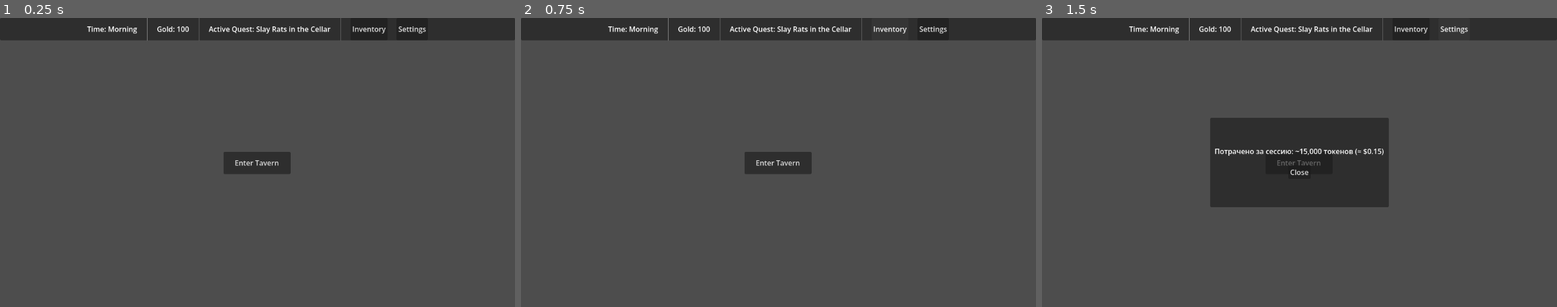
Above: before the commit, frames 1-3 (left to right).
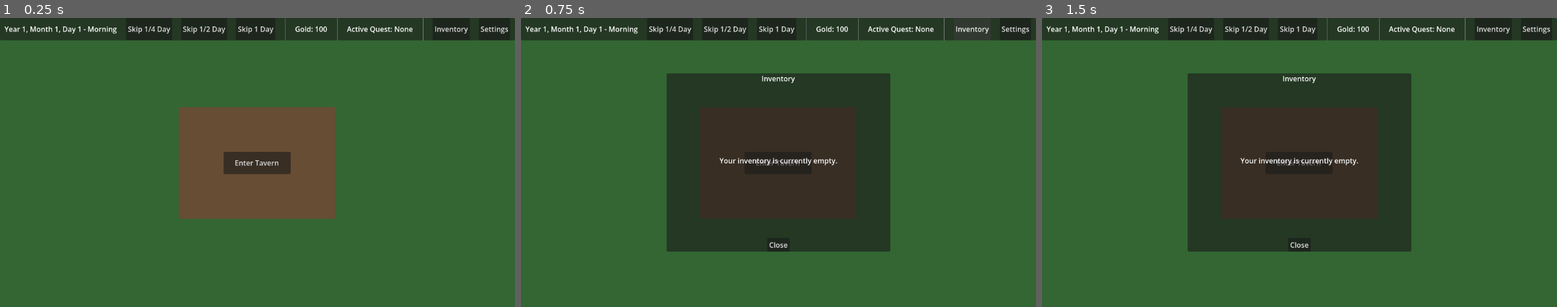
Above: after the commit, the same moments.

Repository: fakemailnum6-ux/Different-Way
Game: Godot game, scene res://Map/Map.tscn
Two runs of this game, one before a commit and one after it. Both use one fixed random seed, a clock stepped at 60 frames per second and the inputs below.
Inputs:
- Up to frame 1 (0.25 s): no input
- Up to frame 2 (0.75 s): click "Inventory" at 0.5 s
- Up to frame 3 (1.5 s): click "Settings" at 1.25 s

The runs differ from the first frame. In frame 1, 92% of the frame differs, in the area x 0-100%, y 0-100%; in frame 2, 92%; in frame 3, 83%.

Commit message:
Add time skipping, noticeboard, inventory, and minimal map
- Added time skipping logic (quarters, half days, full days) updating Year, Month, Day, and Time of Day.
- Added NoticeboardUI to accept quests.
- Added InventoryUI.
- Added minimal map representations via ColorRect nodes in Map.tscn.
- Updated HUDManager with Settings controls (Resolution, Sound, Music, Voice).
- Managed quest state and time variables via Map.gd.

Co-authored-by: vasyafaker <273591210+vasyafaker@users.noreply.github.com>

Diff:
--- a/Map/Map.gd
+++ b/Map/Map.gd
@@ -4,14 +4,60 @@
 @onready var map_ui = $MapUI
 @onready var dialog_box = $CanvasLayer/DialogBox
 @onready var quest_log = $CanvasLayer/QuestLog
+@onready var hud_manager = $CanvasLayer/HUDManager
+@onready var inventory_ui = $CanvasLayer/InventoryUI
+@onready var noticeboard_ui = $CanvasLayer/NoticeboardUI
+
+var year = 1
+var month = 1
+var day = 1
+var quarter = 0 # 0=Morning, 1=Day, 2=Evening, 3=Night
+
+var has_quest = false
 
 func _ready():
 	tavern_menu.hide()
 	dialog_box.hide()
 	quest_log.hide()
+	inventory_ui.hide()
+	noticeboard_ui.hide()
 
 	dialog_box.closed.connect(_on_dialog_box_closed)
 	quest_log.closed.connect(_on_quest_log_closed)
+
+	update_time_display()
+	update_quest_display()
+
+func update_time_display():
+	var time_str = ""
+	match quarter:
+		0: time_str = "Morning"
+		1: time_str = "Day"
+		2: time_str = "Evening"
+		3: time_str = "Night"
+	var full_str = "Year %d, Month %d, Day %d - %s" % [year, month, day, time_str]
+	hud_manager.set_time_text(full_str)
+
+func update_quest_display():
+	if has_quest:
+		hud_manager.set_quest_text("Active Quest: Slay Rats in the Cellar")
+		quest_log.set_quest("Slay 5 Rats in the Cellar")
+	else:
+		hud_manager.set_quest_text("Active Quest: None")
+		quest_log.set_quest("No active quests.")
+
+func advance_time(quarters_to_add: int):
+	quarter += quarters_to_add
+	while quarter >= 4:
+		quarter -= 4
+		day += 1
+		if day > 30:
+			day = 1
+			month += 1
+			if month > 12:
+				month = 1
+				year += 1
+	update_time_display()
 
 func _on_enter_tavern_button_pressed():
 	map_ui.hide()
@@ -21,9 +67,32 @@
 	tavern_menu.hide()
 	dialog_box.show()
 
+func _on_tavern_menu_noticeboard_requested():
+	tavern_menu.hide()
+	noticeboard_ui.show()
+
 func _on_tavern_menu_quests_requested():
 	tavern_menu.hide()
 	quest_log.show()
+
+func _on_hud_inventory_requested():
+	inventory_ui.show()
+
+func _on_hud_skip_time_requested(quarters: int):
+	advance_time(quarters)
+
+func _on_inventory_closed():
+	inventory_ui.hide()
+
+func _on_noticeboard_closed():
+	noticeboard_ui.hide()
+	tavern_menu.show()
+
+func _on_noticeboard_quest_accepted():
+	has_quest = true
+	update_quest_display()
+	noticeboard_ui.hide()
+	tavern_menu.show()
 
 func _on_tavern_menu_exit_requested():
 	tavern_menu.hide()
--- a/Map/Map.tscn
+++ b/Map/Map.tscn
@@ -5,6 +5,8 @@
 [ext_resource type="PackedScene" uid="uid://bd3v8m4g6n2d8" path="res://UI/DialogBox.tscn" id="3_dialog"]
 [ext_resource type="PackedScene" uid="uid://c5m2k9f8j7h4l" path="res://UI/QuestLog.tscn" id="4_quest"]
 [ext_resource type="PackedScene" uid="uid://x1y2z3a4b5c6d" path="res://UI/HUDManager.tscn" id="5_hud"]
+[ext_resource type="PackedScene" uid="uid://inv1234567890" path="res://UI/InventoryUI.tscn" id="6_inv"]
+[ext_resource type="PackedScene" uid="uid://not1234567890" path="res://UI/NoticeboardUI.tscn" id="7_not"]
 
 [node name="Map" type="Node2D"]
 script = ExtResource("1_map")
@@ -18,6 +20,23 @@
 offset_bottom = 648.0
 grow_horizontal = 2
 grow_vertical = 2
+
+[node name="GrassBackground" type="ColorRect" parent="MapUI"]
+layout_mode = 1
+anchors_preset = 15
+anchor_right = 1.0
+anchor_bottom = 1.0
+grow_horizontal = 2
+grow_vertical = 2
+color = Color(0.2, 0.4, 0.2, 1)
+
+[node name="TavernGround" type="ColorRect" parent="MapUI"]
+layout_mode = 0
+offset_left = 400.0
+offset_top = 200.0
+offset_right = 750.0
+offset_bottom = 450.0
+color = Color(0.4, 0.3, 0.2, 1)
 
 [node name="EnterTavernButton" type="Button" parent="MapUI"]
 layout_mode = 0
@@ -40,7 +59,19 @@
 [node name="QuestLog" parent="CanvasLayer" instance=ExtResource("4_quest")]
 visible = false
 
+[node name="InventoryUI" parent="CanvasLayer" instance=ExtResource("6_inv")]
+visible = false
+
+[node name="NoticeboardUI" parent="CanvasLayer" instance=ExtResource("7_not")]
+visible = false
+
 [connection signal="pressed" from="MapUI/EnterTavernButton" to="." method="_on_enter_tavern_button_pressed"]
+[connection signal="inventory_requested" from="CanvasLayer/HUDManager" to="." method="_on_hud_inventory_requested"]
+[connection signal="skip_time_requested" from="CanvasLayer/HUDManager" to="." method="_on_hud_skip_time_requested"]
+[connection signal="noticeboard_requested" from="CanvasLayer/TavernMenu" to="." method="_on_tavern_menu_noticeboard_requested"]
+[connection signal="closed" from="CanvasLayer/InventoryUI" to="." method="_on_inventory_closed"]
+[connection signal="closed" from="CanvasLayer/NoticeboardUI" to="." method="_on_noticeboard_closed"]
+[connection signal="quest_accepted" from="CanvasLayer/NoticeboardUI" to="." method="_on_noticeboard_quest_accepted"]
 [connection signal="dialogue_requested" from="CanvasLayer/TavernMenu" to="." method="_on_tavern_menu_dialogue_requested"]
 [connection signal="exit_requested" from="CanvasLayer/TavernMenu" to="." method="_on_tavern_menu_exit_requested"]
 [connection signal="quests_requested" from="CanvasLayer/TavernMenu" to="." method="_on_tavern_menu_quests_requested"]
--- a/UI/HUDManager.gd
+++ b/UI/HUDManager.gd
@@ -1,12 +1,35 @@
 extends Control
 
+signal inventory_requested
+signal skip_time_requested(quarters)
+
 @onready var settings_panel = $SettingsPanel
+@onready var time_label = $TopBar/HBoxContainer/TimeLabel
+@onready var quest_label = $TopBar/HBoxContainer/QuestLabel
 
 func _ready():
 	settings_panel.hide()
+
+func set_time_text(text: String):
+	time_label.text = text
+
+func set_quest_text(text: String):
+	quest_label.text = text
+
+func _on_inventory_button_pressed():
+	inventory_requested.emit()
 
 func _on_settings_button_pressed():
 	settings_panel.show()
 
 func _on_close_settings_button_pressed():
 	settings_panel.hide()
+
+func _on_skip_quarter_button_pressed():
+	skip_time_requested.emit(1)
+
+func _on_skip_half_button_pressed():
+	skip_time_requested.emit(2)
+
+func _on_skip_day_button_pressed():
+	skip_time_requested.emit(4)
--- a/UI/HUDManager.tscn
+++ b/UI/HUDManager.tscn
@@ -31,7 +31,19 @@
 
 [node name="TimeLabel" type="Label" parent="TopBar/HBoxContainer"]
 layout_mode = 2
-text = "Time: Morning"
+text = "Year 1, Month 1, Day 1 - Morning"
+
+[node name="SkipQuarterButton" type="Button" parent="TopBar/HBoxContainer"]
+layout_mode = 2
+text = "Skip 1/4 Day"
+
+[node name="SkipHalfButton" type="Button" parent="TopBar/HBoxContainer"]
+layout_mode = 2
+text = "Skip 1/2 Day"
+
+[node name="SkipDayButton" type="Button" parent="TopBar/HBoxContainer"]
+layout_mode = 2
+text = "Skip 1 Day"
 
 [node name="VSeparator" type="VSeparator" parent="TopBar/HBoxContainer"]
 layout_mode = 2
@@ -45,7 +57,7 @@
 
 [node name="QuestLabel" type="Label" parent="TopBar/HBoxContainer"]
 layout_mode = 2
-text = "Active Quest: Slay Rats in the Cellar"
+text = "Active Quest: None"
 
 [node name="VSeparator3" type="VSeparator" parent="TopBar/HBoxContainer"]
 layout_mode = 2
@@ -80,8 +92,60 @@
 anchor_bottom = 1.0
 grow_horizontal = 2
 grow_vertical = 2
-theme_override_constants/separation = 20
+theme_override_constants/separation = 10
 alignment = 1
+
+[node name="SettingsTitle" type="Label" parent="SettingsPanel/VBoxContainer"]
+layout_mode = 2
+text = "Settings"
+horizontal_alignment = 1
+
+[node name="HBoxContainerRes" type="HBoxContainer" parent="SettingsPanel/VBoxContainer"]
+layout_mode = 2
+alignment = 1
+
+[node name="Label" type="Label" parent="SettingsPanel/VBoxContainer/HBoxContainerRes"]
+layout_mode = 2
+text = "Resolution"
+
+[node name="ResolutionOption" type="OptionButton" parent="SettingsPanel/VBoxContainer/HBoxContainerRes"]
+layout_mode = 2
+
+[node name="HBoxContainerSound" type="HBoxContainer" parent="SettingsPanel/VBoxContainer"]
+layout_mode = 2
+alignment = 1
+
+[node name="Label" type="Label" parent="SettingsPanel/VBoxContainer/HBoxContainerSound"]
+layout_mode = 2
+text = "Sound"
+
+[node name="SoundSlider" type="HSlider" parent="SettingsPanel/VBoxContainer/HBoxContainerSound"]
+layout_mode = 2
+size_flags_horizontal = 3
+
+[node name="HBoxContainerMusic" type="HBoxContainer" parent="SettingsPanel/VBoxContainer"]
+layout_mode = 2
+alignment = 1
+
+[node name="Label" type="Label" parent="SettingsPanel/VBoxContainer/HBoxContainerMusic"]
+layout_mode = 2
+text = "Music"
+
+[node name="MusicSlider" type="HSlider" parent="SettingsPanel/VBoxContainer/HBoxContainerMusic"]
+layout_mode = 2
+size_flags_horizontal = 3
+
+[node name="HBoxContainerVoice" type="HBoxContainer" parent="SettingsPanel/VBoxContainer"]
+layout_mode = 2
+alignment = 1
+
+[node name="Label" type="Label" parent="SettingsPanel/VBoxContainer/HBoxContainerVoice"]
+layout_mode = 2
+text = "Voice"
+
+[node name="VoiceSlider" type="HSlider" parent="SettingsPanel/VBoxContainer/HBoxContainerVoice"]
+layout_mode = 2
+size_flags_horizontal = 3
 
 [node name="CostTrackerLabel" type="Label" parent="SettingsPanel/VBoxContainer"]
 layout_mode = 2
@@ -93,5 +157,9 @@
 size_flags_horizontal = 4
 text = "Close"
 
+[connection signal="pressed" from="TopBar/HBoxContainer/SkipQuarterButton" to="." method="_on_skip_quarter_button_pressed"]
+[connection signal="pressed" from="TopBar/HBoxContainer/SkipHalfButton" to="." method="_on_skip_half_button_pressed"]
+[connection signal="pressed" from="TopBar/HBoxContainer/SkipDayButton" to="." method="_on_skip_day_button_pressed"]
+[connection signal="pressed" from="TopBar/HBoxContainer/InventoryButton" to="." method="_on_inventory_button_pressed"]
 [connection signal="pressed" from="TopBar/HBoxContainer/SettingsButton" to="." method="_on_settings_button_pressed"]
 [connection signal="pressed" from="SettingsPanel/VBoxContainer/CloseSettingsButton" to="." method="_on_close_settings_button_pressed"]
--- /dev/null
+++ b/UI/InventoryUI.gd
@@ -0,0 +1,6 @@
+extends Control
+
+signal closed
+
+func _on_close_button_pressed():
+	closed.emit()
--- /dev/null
+++ b/UI/InventoryUI.tscn
@@ -0,0 +1,55 @@
+[gd_scene load_steps=2 format=3 uid="uid://inv1234567890"]
+
+[ext_resource type="Script" path="res://UI/InventoryUI.gd" id="1_inv"]
+
+[node name="InventoryUI" type="Control"]
+layout_mode = 3
+anchors_preset = 15
+anchor_right = 1.0
+anchor_bottom = 1.0
+grow_horizontal = 2
+grow_vertical = 2
+script = ExtResource("1_inv")
+
+[node name="Panel" type="Panel" parent="."]
+layout_mode = 1
+anchors_preset = 8
+anchor_left = 0.5
+anchor_top = 0.5
+anchor_right = 0.5
+anchor_bottom = 0.5
+offset_left = -250.0
+offset_top = -200.0
+offset_right = 250.0
+offset_bottom = 200.0
+grow_horizontal = 2
+grow_vertical = 2
+
+[node name="VBoxContainer" type="VBoxContainer" parent="Panel"]
+layout_mode = 1
+anchors_preset = 15
+anchor_right = 1.0
+anchor_bottom = 1.0
+grow_horizontal = 2
+grow_vertical = 2
+theme_override_constants/separation = 20
+alignment = 1
+
+[node name="Label" type="Label" parent="Panel/VBoxContainer"]
+layout_mode = 2
+text = "Inventory"
+horizontal_alignment = 1
+
+[node name="EmptyLabel" type="Label" parent="Panel/VBoxContainer"]
+layout_mode = 2
+size_flags_vertical = 3
+text = "Your inventory is currently empty."
+horizontal_alignment = 1
+vertical_alignment = 1
+
+[node name="CloseButton" type="Button" parent="Panel/VBoxContainer"]
+layout_mode = 2
+size_flags_horizontal = 4
+text = "Close"
+
+[connection signal="pressed" from="Panel/VBoxContainer/CloseButton" to="." method="_on_close_button_pressed"]
--- /dev/null
+++ b/UI/NoticeboardUI.gd
@@ -0,0 +1,10 @@
+extends Control
+
+signal closed
+signal quest_accepted
+
+func _on_accept_quest_button_pressed():
+	quest_accepted.emit()
+
+func _on_close_button_pressed():
+	closed.emit()
--- /dev/null
+++ b/UI/NoticeboardUI.tscn
@@ -0,0 +1,54 @@
+[gd_scene load_steps=2 format=3 uid="uid://not1234567890"]
+
+[ext_resource type="Script" path="res://UI/NoticeboardUI.gd" id="1_not"]
+
+[node name="NoticeboardUI" type="Control"]
+layout_mode = 3
+anchors_preset = 15
+anchor_right = 1.0
+anchor_bottom = 1.0
+grow_horizontal = 2
+grow_vertical = 2
+script = ExtResource("1_not")
+
+[node name="Panel" type="Panel" parent="."]
+layout_mode = 1
+anchors_preset = 8
+anchor_left = 0.5
+anchor_top = 0.5
+anchor_right = 0.5
+anchor_bottom = 0.5
+offset_left = -200.0
+offset_top = -150.0
+offset_right = 200.0
+offset_bottom = 150.0
+grow_horizontal = 2
+grow_vertical = 2
+
+[node name="VBoxContainer" type="VBoxContainer" parent="Panel"]
+layout_mode = 1
+anchors_preset = 15
+anchor_right = 1.0
+anchor_bottom = 1.0
+grow_horizontal = 2
+grow_vertical = 2
+theme_override_constants/separation = 20
+alignment = 1
+
+[node name="Label" type="Label" parent="Panel/VBoxContainer"]
+layout_mode = 2
+text = "Noticeboard"
+horizontal_alignment = 1
+
+[node name="AcceptQuestButton" type="Button" parent="Panel/VBoxContainer"]
+layout_mode = 2
+size_flags_horizontal = 4
+text = "Accept Quest: Slay Rats"
+
+[node name="CloseButton" type="Button" parent="Panel/VBoxContainer"]
+layout_mode = 2
+size_flags_horizontal = 4
+text = "Close"
+
+[connection signal="pressed" from="Panel/VBoxContainer/AcceptQuestButton" to="." method="_on_accept_quest_button_pressed"]
+[connection signal="pressed" from="Panel/VBoxContainer/CloseButton" to="." method="_on_close_button_pressed"]
--- a/UI/QuestLog.gd
+++ b/UI/QuestLog.gd
@@ -2,5 +2,11 @@
 
 signal closed
 
+@onready var quest_label = $Panel/MarginContainer/VBoxContainer/QuestLabel
+
+func set_quest(text: String):
+	if quest_label:
+		quest_label.text = text
+
 func _on_close_button_pressed():
 	closed.emit()
--- a/UI/TavernMenu.gd
+++ b/UI/TavernMenu.gd
@@ -3,6 +3,11 @@
 signal dialogue_requested
 signal quests_requested
 signal exit_requested
+signal noticeboard_requested
+
+func _on_noticeboard_button_pressed():
+	print("Noticeboard button pressed")
+	noticeboard_requested.emit()
 
 func _on_dialogue_button_pressed():
 	print("Dialogue button pressed")
--- a/UI/TavernMenu.tscn
+++ b/UI/TavernMenu.tscn
@@ -48,10 +48,15 @@
 layout_mode = 2
 text = "Quests"
 
+[node name="NoticeboardButton" type="Button" parent="Panel/VBoxContainer"]
+layout_mode = 2
+text = "Noticeboard"
+
 [node name="ExitButton" type="Button" parent="Panel/VBoxContainer"]
 layout_mode = 2
 text = "Exit to Map"
 
+[connection signal="pressed" from="Panel/VBoxContainer/NoticeboardButton" to="." method="_on_noticeboard_button_pressed"]
 [connection signal="pressed" from="Panel/VBoxContainer/DialogueButton" to="." method="_on_dialogue_button_pressed"]
 [connection signal="pressed" from="Panel/VBoxContainer/QuestsButton" to="." method="_on_quests_button_pressed"]
 [connection signal="pressed" from="Panel/VBoxContainer/ExitButton" to="." method="_on_exit_button_pressed"]
